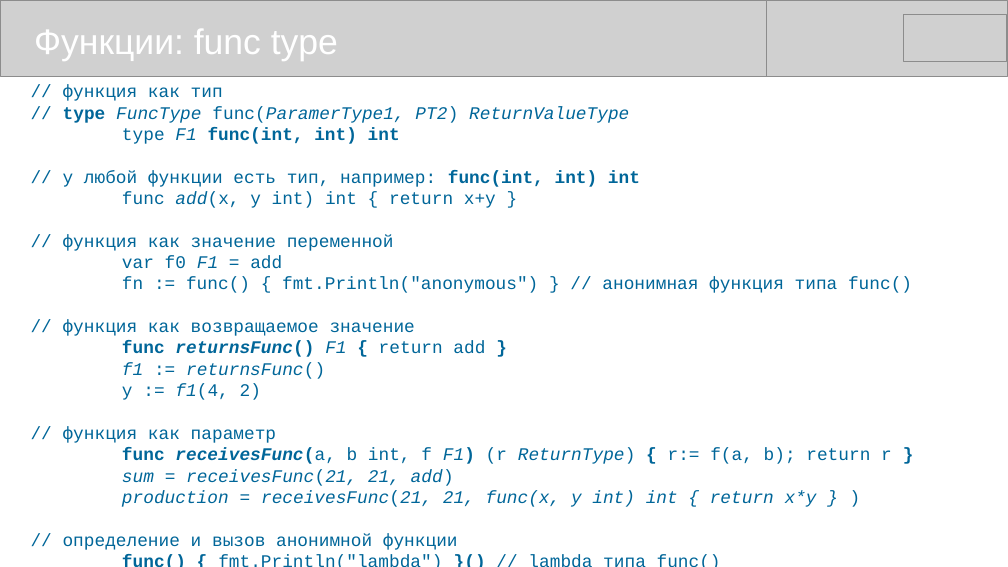
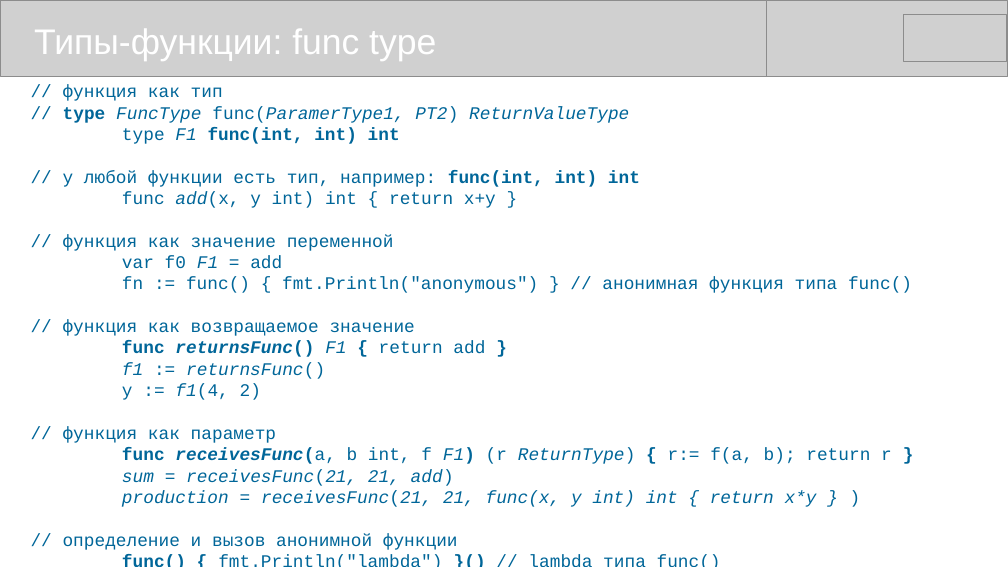
Before and after one commit to mike-shock/Go_language, a slide deck: slide 32 of Go_Review.odp (slide 26 before the commit). Drawn at 1008x567 pixels with LibreOffice and Linux fonts; fonts in the diff are those of the drawing; grey boxes stand for pictures. Boxes give left, top, right and bottom in pixels: in the first picture for what was removed or moved away, otherwise in the second. Text is boxed around its words. In the diff, an @@ line names an element or a change of style, - is before the commit and + after.

```diff
--- a/Go_Review.odp
+++ b/Go_Review.odp
@@ text at (x1=34, y1=29, x2=436, y2=61): text changed @@
-Функции: func type
+Типы-функции: func type
```
Also in this commit, not shown: 5 other slides changed, 13 slides added.
